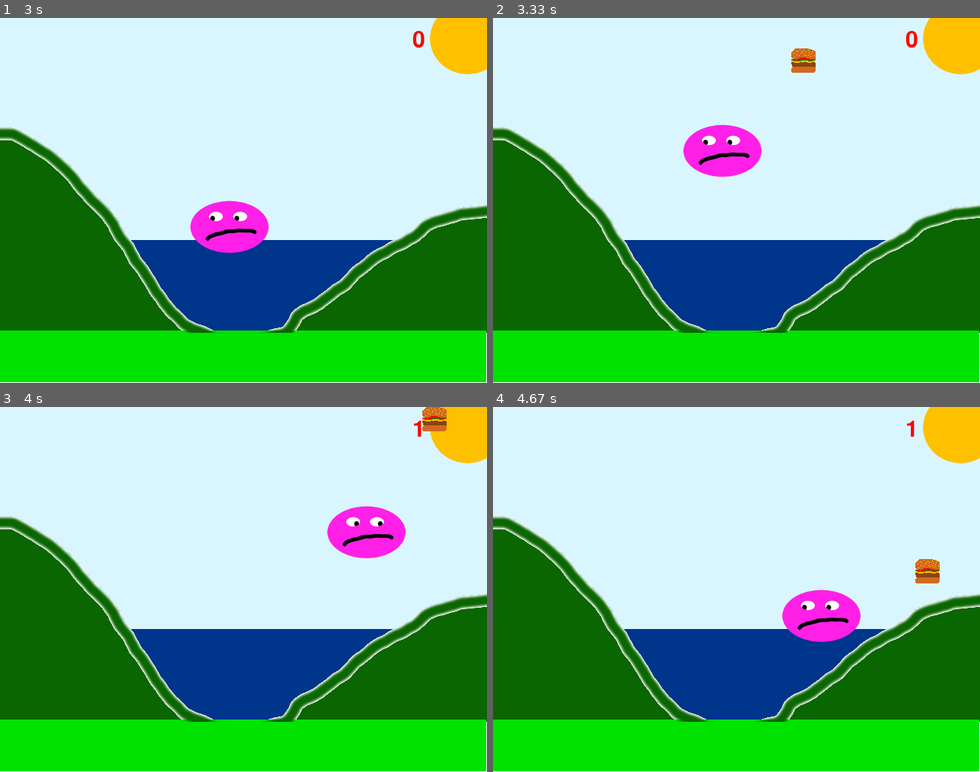
Above: before the commit, frames 1-4 (two rows, left to right).
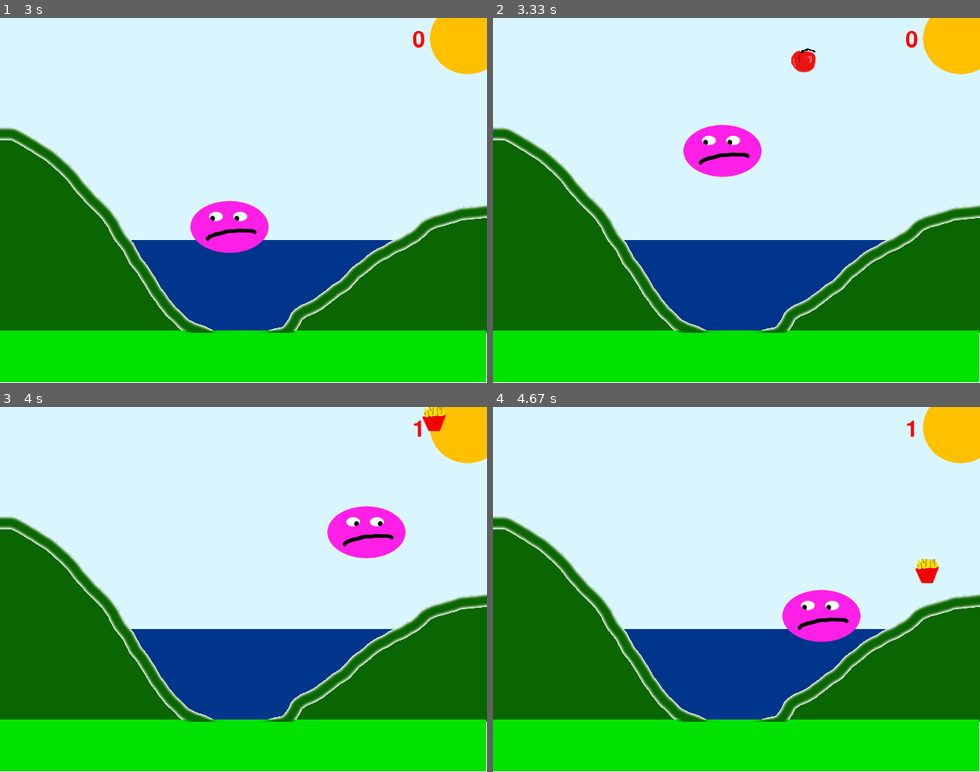
Above: after the commit, the same moments.

Repository: dvbridges/pyGames
Game: pygame game, started from faceCrusher/FaceEater.py
The game is run twice, just before and just after one commit, with the same random seed, the same clock (stepped at 60 frames per second) and the same inputs.
Inputs:
- Up to frame 1 (3 s): hold Right 0.33-0.8 s; hold Up 0.83-1.13 s; hold Right 1.17-1.63 s; hold Left 1.67-2.2 s; hold Down 2.23-2.53 s; hold Left 2.57-2.97 s
- Up to frame 2 (3.33 s): hold Up from 3 s (still down)
- Up to frame 3 (4 s): release Up at 3.37 s; hold Right from 3.4 s (still down)
- Up to frame 4 (4.67 s): release Right at 4.03 s; hold Down 4.07-4.43 s; hold Left from 4.47 s (still down)

Frame 1 is identical in both runs. In frame 2, 0.3% of the frame differs, in the area x 61-67%, y 8-15%; in frame 3, 0.3%; in frame 4, 0.3%.

Commit message:
New commit adds new animations and new sprites

Diff:
--- a/faceCrusher/FaceEater.py
+++ b/faceCrusher/FaceEater.py
@@ -4,13 +4,15 @@
 # Author			: David Bridges
 # Email				: david-bridges@hotmail.co.uk
 # Created			: 10th November 2016
-# Last Modified		: 17th November 2016
+# Last Modified		: 2th November 2016
 # Version			: 1.0
 # Description		: A simple pyGame in development
 
 import pygame
 import time
 import random
+
+ # Next step - use food choices to determine reaction and animation e.g., bad > good = bad reaction
 
 class Player(pygame.sprite.Sprite):
     def __init__(self, *groups):
@@ -20,6 +22,7 @@
         self.rectmouth = pygame.rect.Rect((360, 270), (30,30))
         self.is_dead = False
         self.points=0
+        self.rageCount=0
 
     def update(self, dt, game):
         last = self.rect.copy()
@@ -44,10 +47,31 @@
             self.rect = last
             self.rectmouth = last_mouth
 
+    def rageFace(self,game,score):
+    	if self.rageCount==1 and not score:
+   			game.rage.play()
+   			game.player.image=pygame.image.load('face_rage.png')
+   			return 2000 # waitTime
+    	elif score:
+   			return 0
+
+
 class blocks(pygame.sprite.Sprite):
     def __init__(self, *groups):
     	super(blocks, self).__init__(*groups)
-    	self.image=pygame.image.load("burger.png")
+
+    	# Food lists
+    	self.goodFood = ['cherry.png','banana.png']
+    	self.badFood = ['burger.png','fries.png']
+    	self.foodList = [self.goodFood, self.badFood]
+
+    	# Food counters
+    	self.badEaten = 0
+    	self.goodEaten = 0
+
+    	# Image presentation
+    	self.currentFood = "burger.png"
+    	self.image=pygame.image.load(self.currentFood)
     	self.rect=pygame.rect.Rect((200,-200),self.image.get_size())
     	self.rect.y=-200
     	self.rect.x=300
@@ -55,10 +79,13 @@
     def update(self,dt,game):
     	if dt and self.rect.y < 640:
     		self.rect.y += 300 * dt
+
     	else:
     		self.rect.y = -100
     		self.rect.x = random.randint(10,630)
+    		self.selectFood()
     	game.player.points=0
+
     	if self.rect.colliderect(game.player.rect):
     		game.player.image = pygame.image.load('face_eat.png')
     		if self.rect.colliderect(game.player.rectmouth):
@@ -66,8 +93,25 @@
     			game.player.points+=1
     			self.rect.y = -100
     			self.rect.x = random.randint(10,630)
+    			self.foodCounter(self.currentFood)
+    			self.currentFood=self.selectFood()
     			return game.player.points
     			#game.player.is_dead = True
+
+    def selectFood(self):
+    	foodType = random.randrange(0,2,1)
+    	food = blocks().foodList[foodType]
+    	random.shuffle(food)
+    	self.image=pygame.image.load(food[0])
+    	return food[0]
+
+    def foodCounter(self,foodType):
+    	if foodType in self.badFood:
+    		self.badEaten+=1
+    	else:
+    		self.goodEaten+=1
+
+
 
 class texts():
 	def __init__(self):
@@ -95,6 +139,7 @@
 		pygame.display.flip()
 
 
+
 class Game(object):
     def main(self, screen):
         clock = pygame.time.Clock()
@@ -106,6 +151,7 @@
         pygame.mixer.music.play()
 
         self.gulp = pygame.mixer.Sound('gulp_x.wav')
+        self.rage = pygame.mixer.Sound('rage.wav')
         sprites = pygame.sprite.Group()
         self.player = Player(sprites)
         self.block = blocks(sprites)
@@ -128,15 +174,27 @@
                 if event.type == pygame.KEYDOWN and event.key == pygame.K_ESCAPE:
                     return
 
+            if self.player.points == 1:
+            	score.setScore(screen,1)
+            	self.player.points=0
+            if score.score != 0 and not score.score%10:
+            	try:
+            		waitTime = self.player.rageFace(self,score.score%10)
+            		self.player.rageCount+=1
+            		sprites.draw(screen)
+            		pygame.display.flip()
+            		pygame.time.wait(waitTime)
+            		print(self.block.badEaten)
+            	except TypeError as e:
+            		pass
+            else:
+            	self.player.rageCount=0
+
             sprites.update(dt / 1000., self)
             screen.blit(background, (0, 0))
             sprites.draw(screen)
             score.setScore(screen,0)
             pygame.display.flip()
-            if self.player.points == 1:
-            	score.setScore(screen,1)
-            	self.player.points=0
-
             # if self.player.is_dead:
             # 	self.player.image = pygame.image.load('deadface.png')
             # 	sprites.draw(screen)
@@ -153,5 +211,6 @@
 if __name__ == '__main__':
     pygame.init()
     pygame.mixer.init()
+    pygame.mouse.set_visible(False)
     screen = pygame.display.set_mode((640, 480),pygame.FULLSCREEN)
     Game().main(screen)
Binary file added: faceCrusher/banana.png
Binary file added: faceCrusher/cherry.png
Binary file added: faceCrusher/face_rage.png
Binary file added: faceCrusher/fries.png
Not shown, added: faceCrusher/rage.wav
